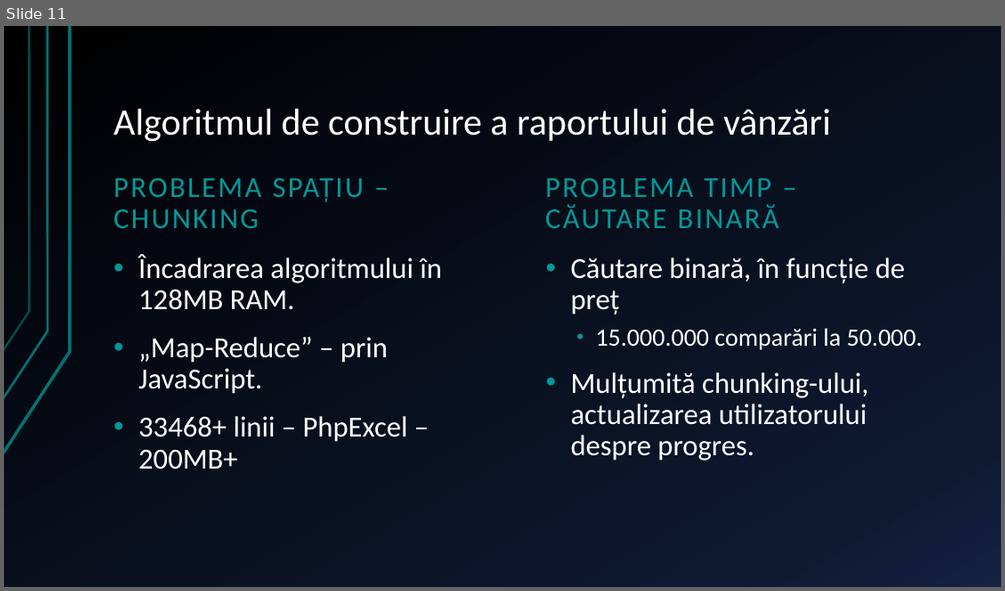
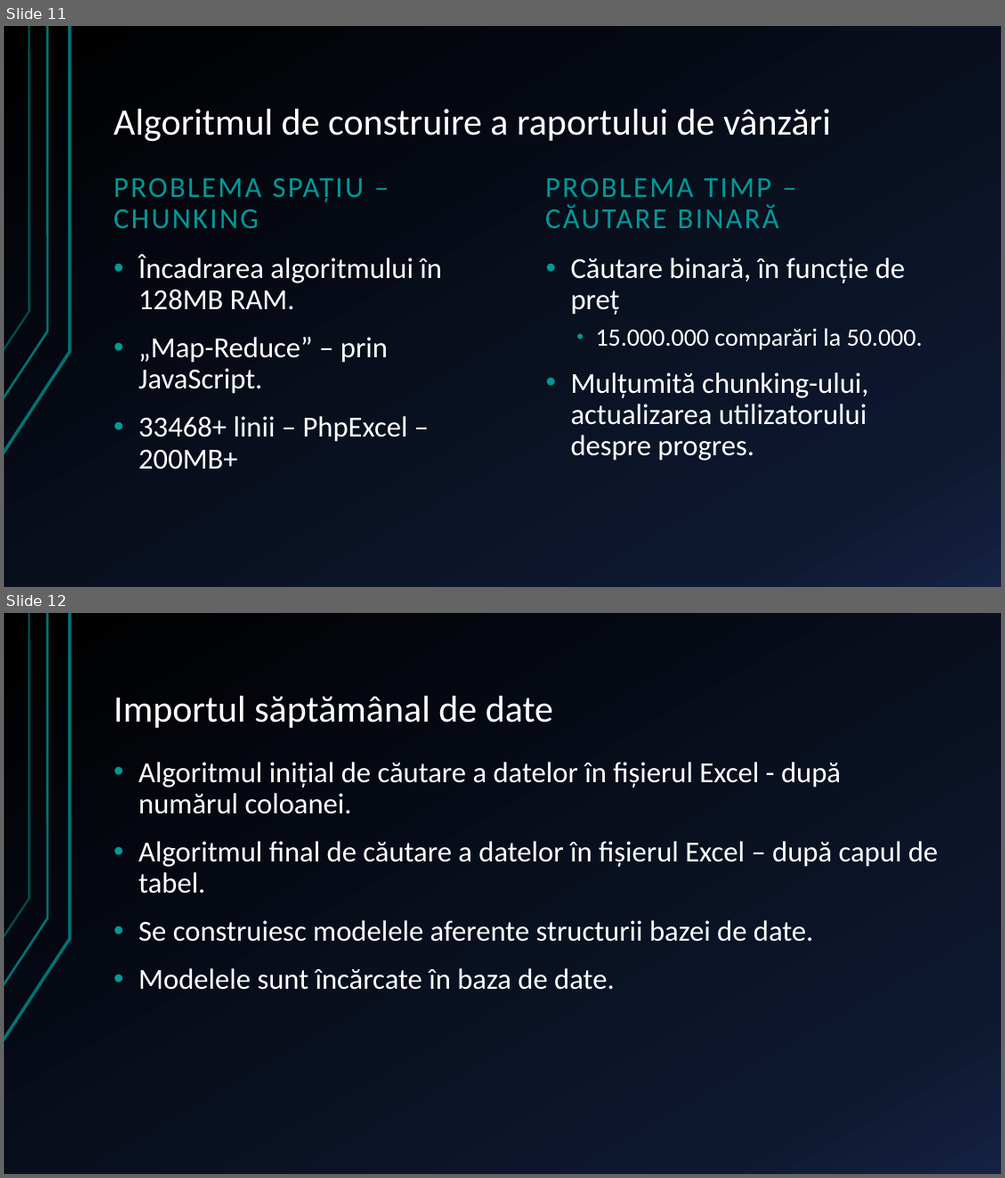
Before and after one commit to xiodine32/licenta_unibuc, a slide deck: prezentare.pptx. Shown one above the other, each under a label of ours: slide 11 before the commit, slides 11 and 12 after it. The pictures are 1005x591 and 1005x1178 pixels, drawn with LibreOffice and Linux fonts; fonts in the diff are those of the drawing. Boxes give left, top, right and bottom in pixels: in the first picture for what was removed or moved away, otherwise in the second. Text is boxed around its words. In the diff, an @@ line names an element or a change of style, - is before the commit and + after.

```diff
--- a/prezentare.pptx
+++ b/prezentare.pptx
@@ slide 12 added at [4, 613, 1001, 1174], background gradient #000000 to #0F1931 to #142242; not listed: 3 template elements that a slide beside it also shows @@
@@ title added at [113, 696, 553, 728], 36 pt, text #FFFFFF @@
+Importul săptămânal de date
@@ text added at [138, 762, 938, 989], 28 pt, text #FFFFFF @@
+• Algoritmul inițial de căutare a datelor în fișierul Excel - după numărul coloanei.
+• Algoritmul final de căutare a datelor în fișierul Excel – după capul de tabel.
+• Se construiesc modelele aferente structurii bazei de date.
+• Modelele sunt încărcate în baza de date.
```
Also in this commit, not shown: 6 slides changed.
